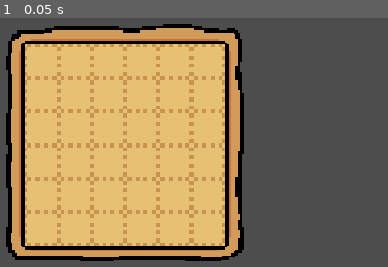
Above: before the commit, frame 1.
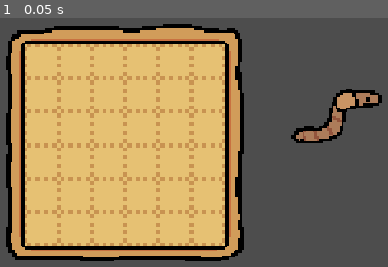
Above: after the commit, the same moment.

Repository: pavenpaven/gamejam-2026
Game: Godot game, scene res://Scenes/game.tscn
Two runs of this game, one before a commit and one after it. Both use one fixed random seed, a clock stepped at 60 frames per second and the inputs below.
Inputs:
- Up to frame 1 (0.05 s): no input

The runs differ from the first frame. In frame 1, 1.9% of the frame differs, in the area x 75-99%, y 28-51%.

Commit message:
function for translating mouse pos

Diff:
--- a/Scenes/game.tscn
+++ b/Scenes/game.tscn
@@ -2,6 +2,7 @@
 
 [ext_resource type="Script" uid="uid://b3apeg0e5mimq" path="res://Scripts/game.gd" id="1_ebmjs"]
 [ext_resource type="PackedScene" uid="uid://c3ibv754kp4fc" path="res://Scenes/board.tscn" id="2_qxrlw"]
+[ext_resource type="PackedScene" uid="uid://d8hf2p75ty37" path="res://Scenes/ingredient.tscn" id="3_wrm1d"]
 
 [node name="Game" type="Node2D" unique_id=1385651455]
 script = ExtResource("1_ebmjs")
@@ -11,3 +12,6 @@
 
 [node name="Camera2D" type="Camera2D" parent="." unique_id=703375740]
 zoom = Vector2(3, 3)
+
+[node name="Ingredient" parent="." unique_id=1199109778 instance=ExtResource("3_wrm1d")]
+position = Vector2(103, 35)
--- a/Scripts/Globals.gd
+++ b/Scripts/Globals.gd
@@ -1,11 +1,27 @@
 extends Node
 
-var u = 1
-var ingredient_texs  = []
+var ingredient_texs      = []
+var ingredient_back_texs = []
+
+var ingredient_paths = ["ingredient_worm.PNG",
+	"ingrediens_coral.PNG",
+	"ingrediens_jellyfish.PNG",
+	"ingrediens_seaweed.PNG",
+	"ingrediens_starfish.PNG",
+	"ingrediens_tomato.PNG"]
+var ingredient_paths_background = ["ingredient_worm_background.PNG",
+	"ingrediens_coral_background.PNG",
+	"ingrediens_jellyfish_background.PNG",
+	"ingrediens_seaweed_background.PNG",
+	"ingrediens_starfish_background.PNG",
+	"ingrediens_tomato_background.PNG"]
 
 func _ready():
 	randomize()
-	var ingredient_paths = ["ingredient_worm.PNG"]
 	for i in ingredient_paths:
 		var im = Image.load_from_file("res://Assets/Textures/" + i)
 		ingredient_texs.append(ImageTexture.create_from_image(im))
+
+	for i in ingredient_paths_background:
+		var im = Image.load_from_file("res://Assets/Textures/" + i)
+		ingredient_back_texs.append(ImageTexture.create_from_image(im))
--- a/Scripts/game.gd
+++ b/Scripts/game.gd
@@ -12,7 +12,7 @@
 	pass
 
 func get_board_pos(pos):
-	return (pos -  get_viewport().get_visible_rect().size/2) / camera.zoom - board.position
+	return ((pos -  get_viewport().get_visible_rect().size/2) / camera.zoom - board.position) / board.tilesz
 
 func _input(event):
 	if event is InputEventMouseButton:
--- a/Scripts/ingredient.gd
+++ b/Scripts/ingredient.gd
@@ -4,7 +4,8 @@
 @onready var sprite = $Sprite2D
 
 func _ready() -> void:
-	sprite.texture = Globals.ingredient_texs[type]
+	if type < len(Globals.ingredient_texs):
+		sprite.texture = Globals.ingredient_texs[type]
 
 
 func _process(delta: float) -> void:
